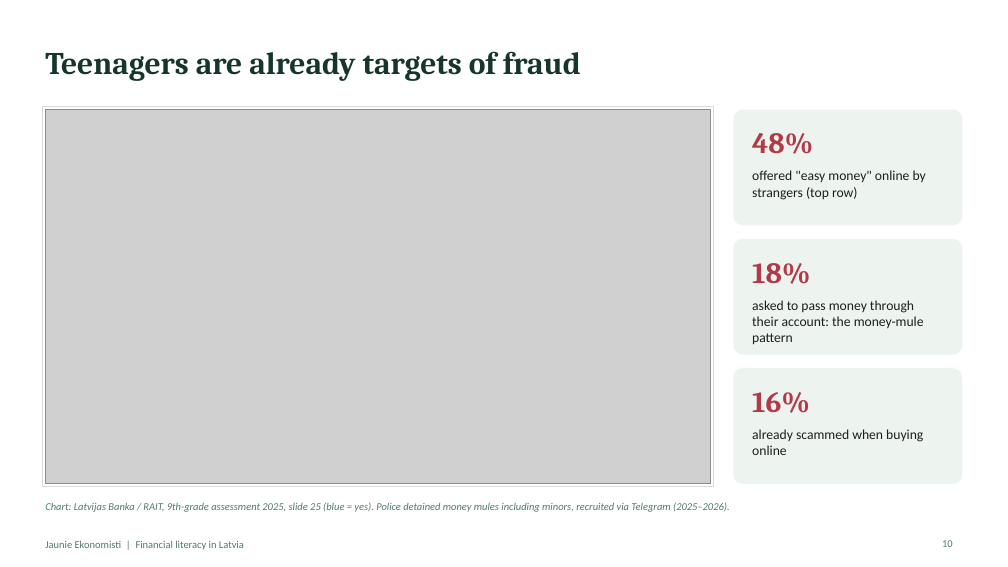
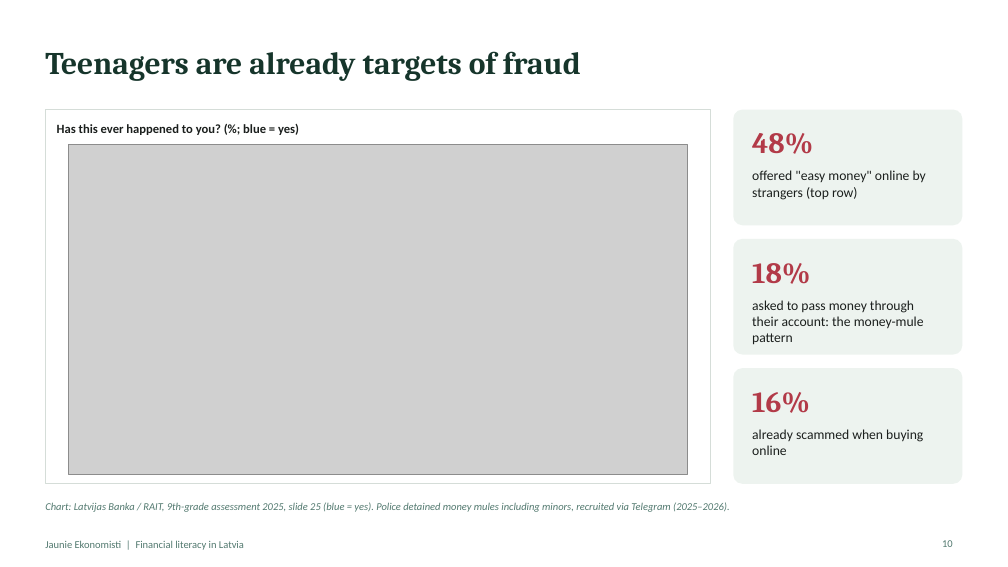
Before and after one commit to ArtisLV890/Elective-Impact-Making-for-the-Competitiveness-and-Data-Driven-Decisions-2026-2027, a slide deck: slide 10 of financial-literacy/presentation/Financial literacy in Latvia - presentation.pptx. Drawn at 1008x567 pixels with LibreOffice and Linux fonts; fonts in the diff are those of the drawing; grey boxes stand for pictures. Boxes give left, top, right and bottom in pixels: in the first picture for what was removed or moved away, otherwise in the second. Text is boxed around its words. In the diff, an @@ line names an element or a change of style, - is before the commit and + after.

```diff
--- a/financial-literacy/presentation/Financial literacy in Latvia - presentation.pptx
+++ b/financial-literacy/presentation/Financial literacy in Latvia - presentation.pptx
@@ text added at [57,124,299,135], 12 pt, text #1B1F1D, bold @@
+Has this ever happened to you? (%; blue = yes)
@@ picture: place and size @@
-picture at [45,110,711,484]
+picture at [69,144,687,475]
```
Also in this commit, not shown: 8 other slides changed, 20 other files.
